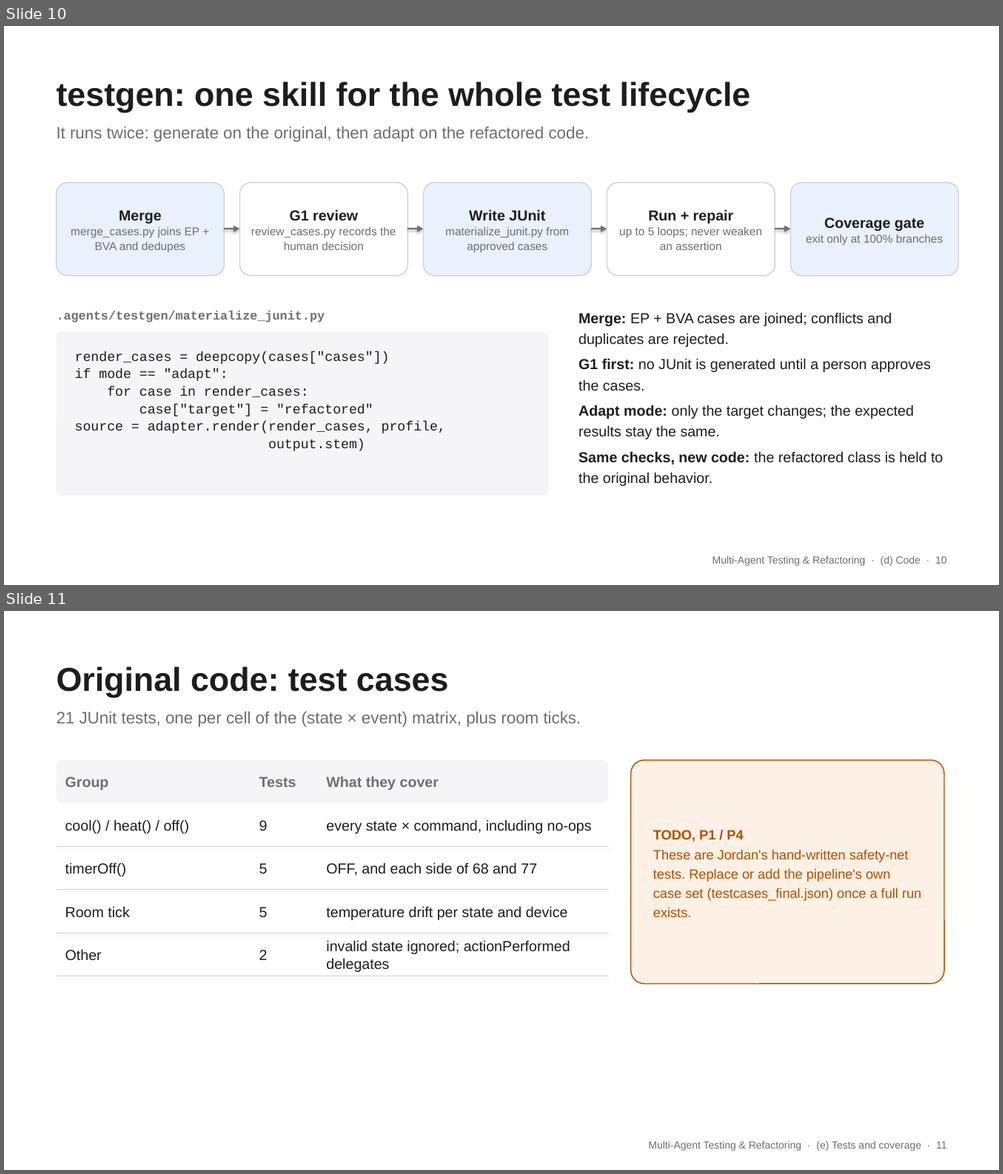
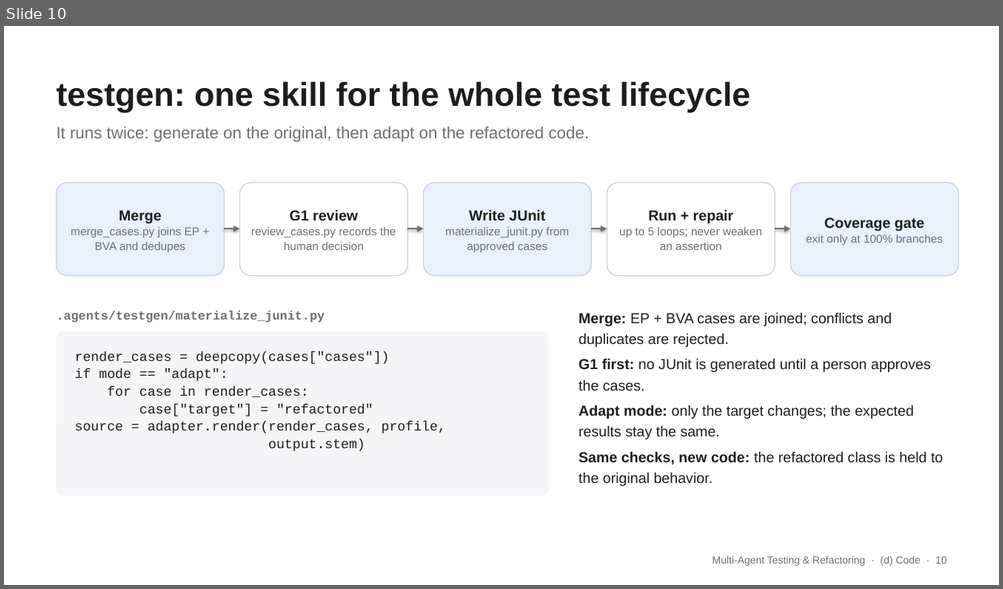
Before and after one commit to JordanTaylorGit/CSE-4392-Multi-Agent-System, a slide deck: slides/team3.pptx. Shown one above the other, each under a label of ours: slides 10 and 11 before the commit, slide 10 after it. The pictures are 1003x1174 and 1003x589 pixels, drawn with LibreOffice and Linux fonts; fonts in the diff are those of the drawing. Boxes give left, top, right and bottom in pixels: in the first picture for what was removed or moved away, otherwise in the second. Text is boxed around its words. In the diff, an @@ line names an element or a change of style, - is before the commit and + after.

```diff
--- a/slides/team3.pptx
+++ b/slides/team3.pptx
@@ slide 11 removed at box(4, 611, 999, 1170), background #FFFFFF @@
@@ text removed at box(57, 667, 449, 698) @@
-Original code: test cases
@@ text removed at box(57, 712, 581, 727) @@
-21 JUnit tests, one per cell of the (state × event) matrix, plus room ticks.
@@ rounded rectangle removed at box(57, 760, 609, 803) @@
@@ rounded rectangle removed at box(631, 760, 944, 984) @@
@@ text removed at box(65, 777, 109, 790) @@
-Group
@@ text removed at box(259, 777, 296, 787) @@
-Tests
@@ text removed at box(326, 777, 438, 790) @@
-What they cover
@@ text removed at box(65, 820, 190, 834) @@
-cool() / heat() / off()
@@ text removed at box(259, 820, 267, 831) @@
-9
@@ text removed at box(326, 820, 592, 834) @@
-every state × command, including no-ops
@@ text removed at box(653, 830, 921, 917) @@
-TODO, P1 / P4
-These are Jordan's hand-written safety-net tests. Replace or add the pipeline's own case set (testcases_final.json) once a full run exists.
@@ line removed from (57, 847) to (609, 847) @@
@@ text removed at box(65, 863, 126, 877) @@
-timerOff()
@@ text removed at box(259, 863, 267, 874) @@
-5
@@ text removed at box(326, 863, 537, 876) @@
-OFF, and each side of 68 and 77
@@ line removed from (57, 890) to (609, 890) @@
@@ text removed at box(65, 906, 129, 917) @@
-Room tick
@@ text removed at box(259, 907, 267, 917) @@
-5
@@ text removed at box(326, 906, 568, 920) @@
-temperature drift per state and device
@@ line removed from (57, 934) to (609, 934) @@
@@ text removed at box(326, 940, 570, 972) @@
-invalid state ignored; actionPerformed delegates
@@ text removed at box(65, 949, 102, 960) @@
-Other
@@ text removed at box(259, 950, 267, 960) @@
-2
@@ line removed from (57, 977) to (609, 977) @@
@@ text removed at box(648, 1142, 947, 1151) @@
-Multi-Agent Testing & Refactoring · (e) Tests and coverage · 11
```
Also in this commit, not shown: 3 slides changed, 1 slide added, 1 other file.
